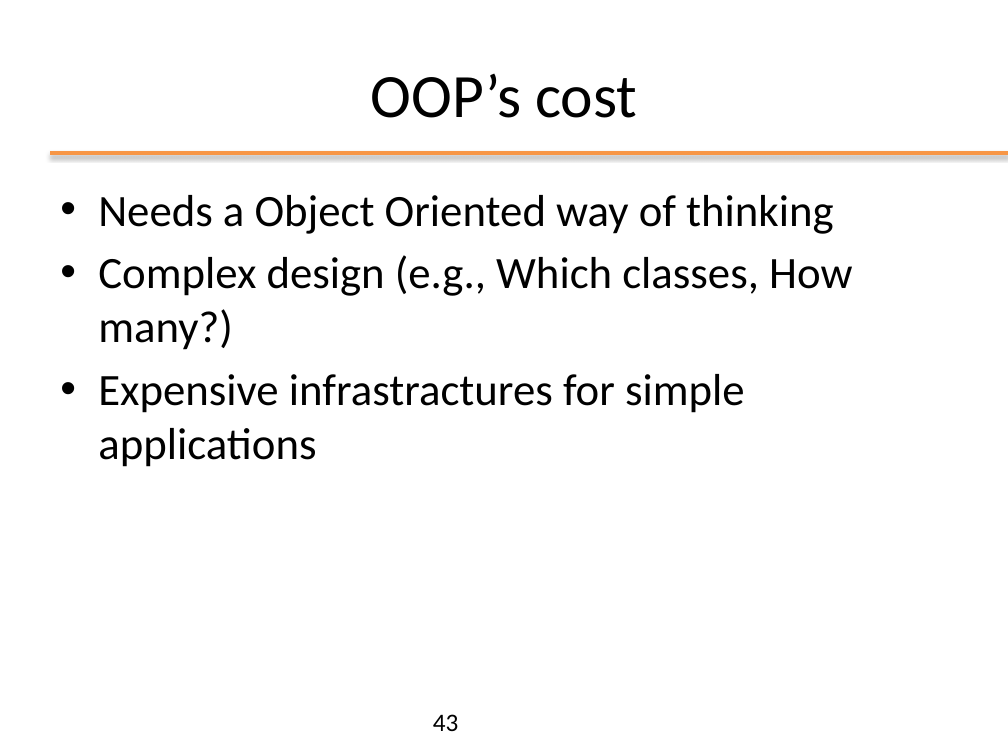
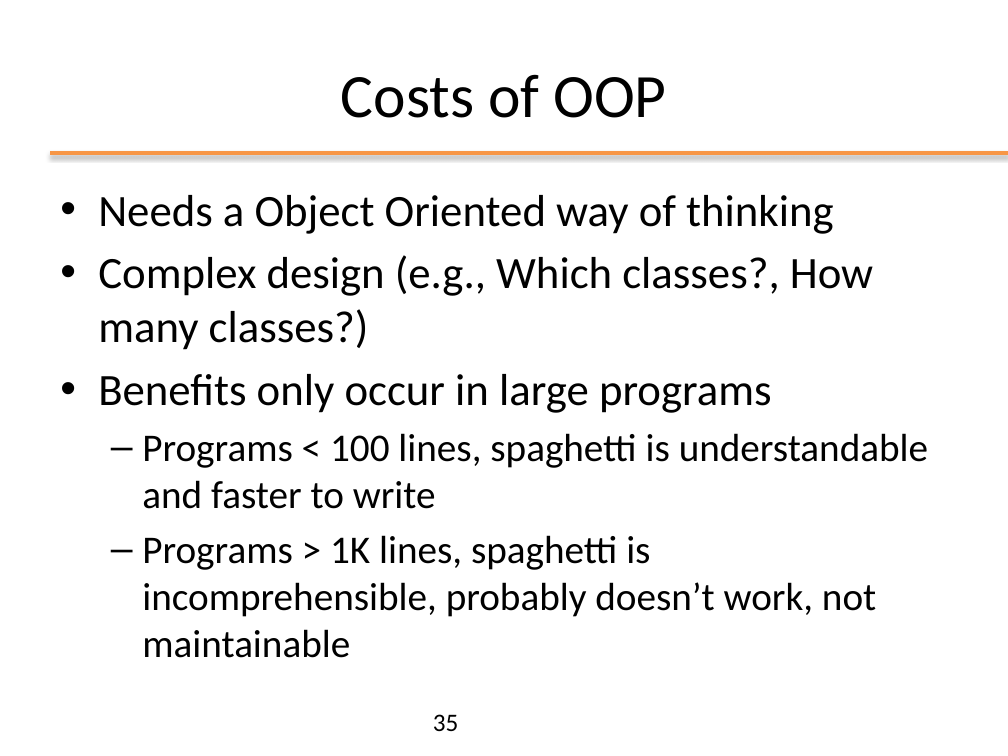
Before and after one commit to matt498/ooprogramming, a slide deck: slide 35 of slides/ppt/01_FromCtoJava.pptx (slide 43 before the commit). Drawn at 1008x756 pixels with LibreOffice and Linux fonts; fonts in the diff are those of the drawing; background and template pictures are left out. Boxes give left, top, right and bottom in pixels: in the first picture for what was removed or moved away, otherwise in the second. Text is boxed around its words. In the diff, an @@ line names an element or a change of style, - is before the commit and + after.

```diff
--- a/slides/ppt/01_FromCtoJava.pptx
+++ b/slides/ppt/01_FromCtoJava.pptx
@@ title at (341,74,666,118): text changed @@
-OOP’s cost
+Costs of OOP
@@ text at (98,255,928,658): text changed; size 32 to 28 pt @@
-• Complex design (e.g., Which classes, How many?)
-• Expensive infrastractures for simple applications
+• Complex design (e.g., Which classes?, How many classes?)
+• Benefits only occur in large programs
+  – Programs < 100 lines, spaghetti is understandable and faster to write
+  – Programs > 1K lines, spaghetti is incomprehensible, probably doesn’t work, not maintainable
@@ page number at (433,714,459,731): text changed @@
-43
+35
```
Also in this commit, not shown: 20 other slides changed, 6 slides added, 14 slides removed, 6 other files.
